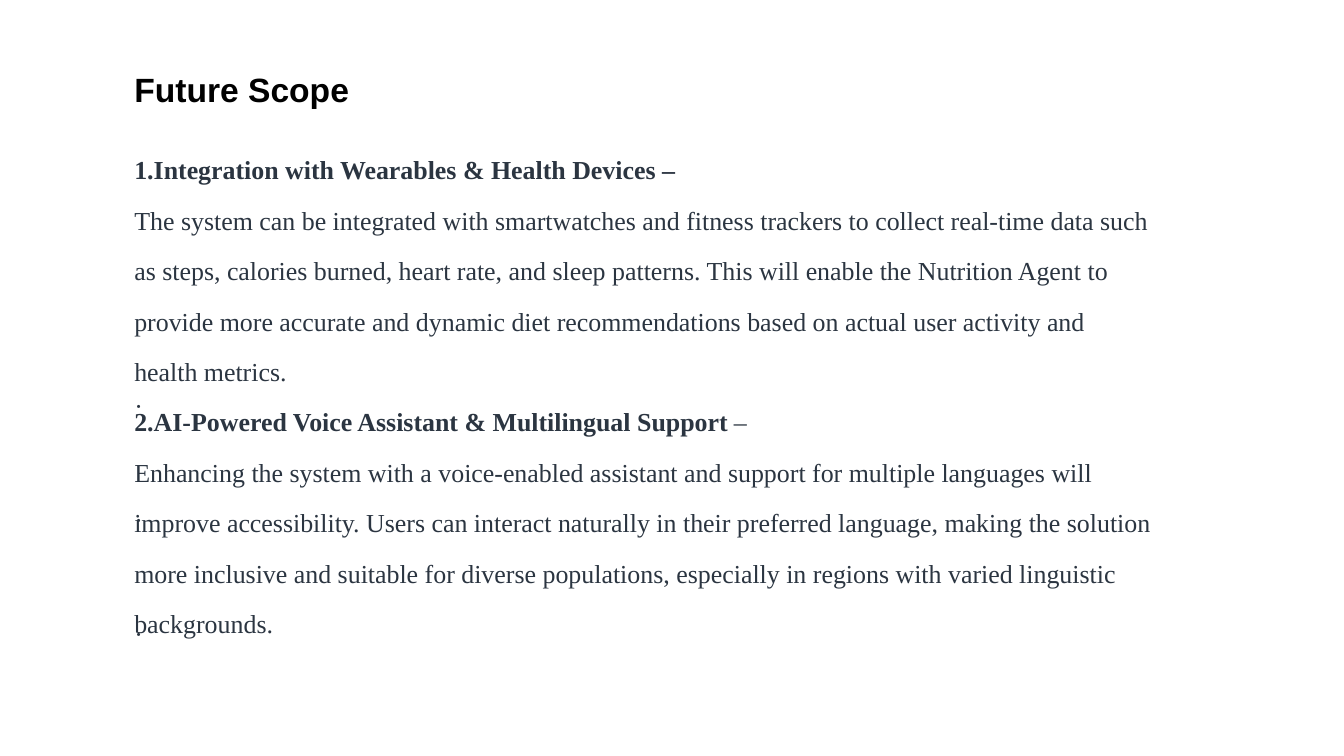
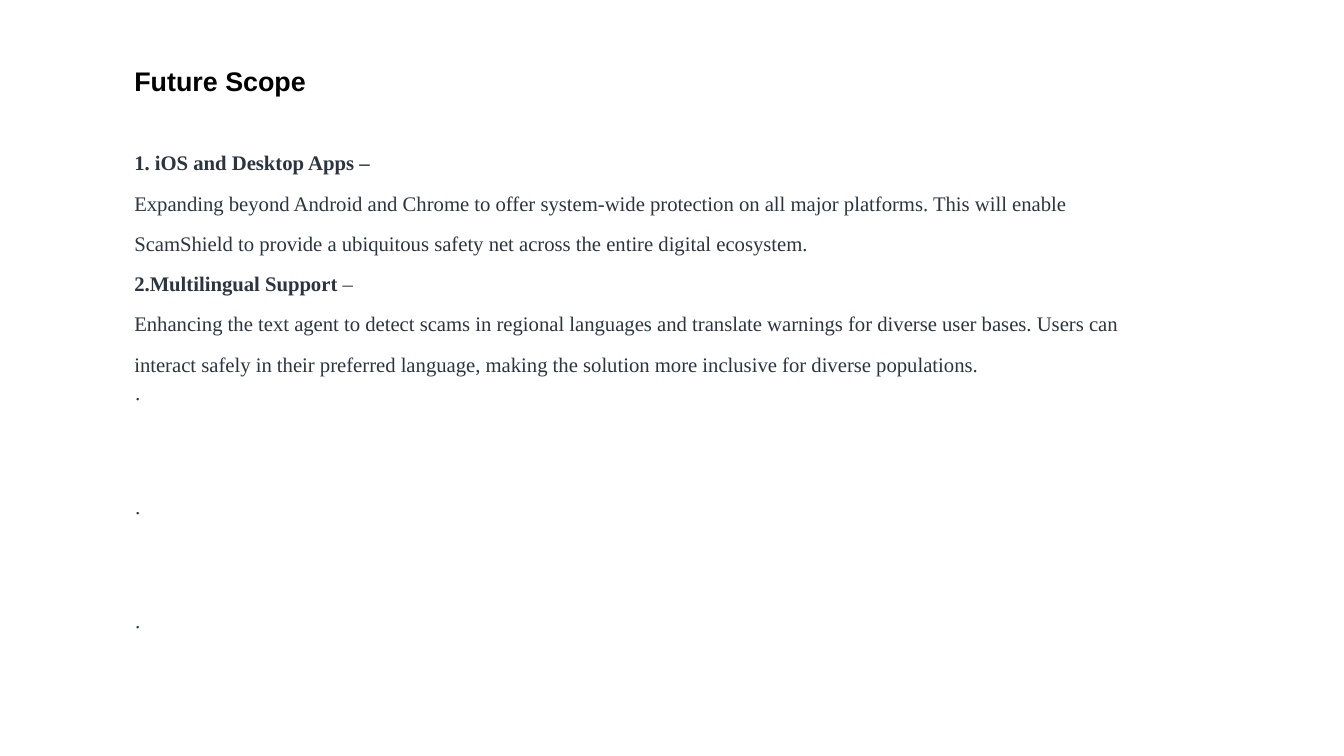
Before and after one commit to Asqi06/IBMhack, a slide deck: slide 11 of ibm.pptx (slide 13 before the commit). Drawn at 1344x756 pixels with LibreOffice and Linux fonts; fonts in the diff are those of the drawing. Boxes give left, top, right and bottom in pixels: in the first picture for what was removed or moved away, otherwise in the second. Text is boxed around its words. In the diff, an @@ line names an element or a change of style, - is before the commit and + after.

Commit message:
chore: sync Android SMS retriever, widget & overlay fixes + ibm.pptx + gitignore
- Add SmsReceiver (SMS_RETRIEVED_ACTION) privacy-safe, SmsRetrieverHelper tweak
- FloatingWidgetService / MainActivity polish (overlay, health chips, lint fixes)
- Update strings.xml, ApiClient minor fix, OcrHelper tweak
- Ignore android/.idea, gradle zip, temp scripts

```diff
--- a/ibm.pptx
+++ b/ibm.pptx
@@ text "Future Scope" at bbox=[134, 72, 306, 96]: size 24 to 19.2 pt @@
@@ text at bbox=[134, 155, 1118, 377]: text changed; size 18.5 to 14.8 pt @@
-1.Integration with Wearables & Health Devices –
-The system can be integrated with smartwatches and fitness trackers to collect real-time data such as steps, calories burned, heart rate, and sleep patterns. This will enable the Nutrition Agent to provide more accurate and dynamic diet recommendations based on actual user activity and health metrics.
-2.AI-Powered Voice Assistant & Multilingual Support –
-Enhancing the system with a voice-enabled assistant and support for multiple languages will improve accessibility. Users can interact naturally in their preferred language, making the solution more inclusive and suitable for diverse populations, especially in regions with varied linguistic backgrounds.
+1. iOS and Desktop Apps –
+Expanding beyond Android and Chrome to offer system-wide protection on all major platforms. This will enable ScamShield to provide a ubiquitous safety net across the entire digital ecosystem.
+2.Multilingual Support –
+Enhancing the text agent to detect scams in regional languages and translate warnings for diverse user bases. Users can interact safely in their preferred language, making the solution more inclusive for diverse populations.
@@ size 18.5 to 14.8 pt in 3 elements at bbox=[134, 370, 958, 455], bbox=[134, 485, 958, 570], bbox=[134, 599, 958, 641] @@
```
Also in this commit, not shown: 12 other slides changed, 2 slides removed, 10 other files.
